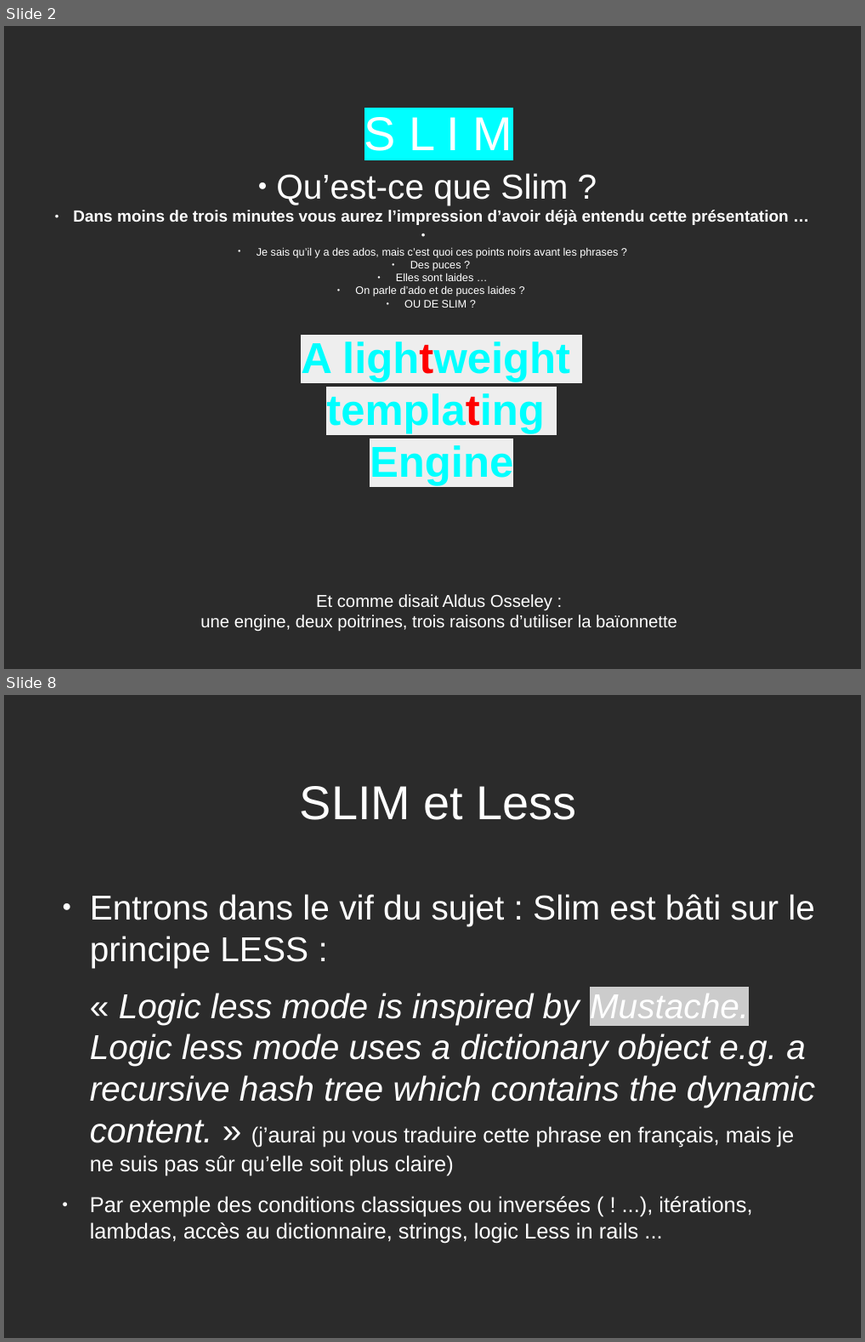
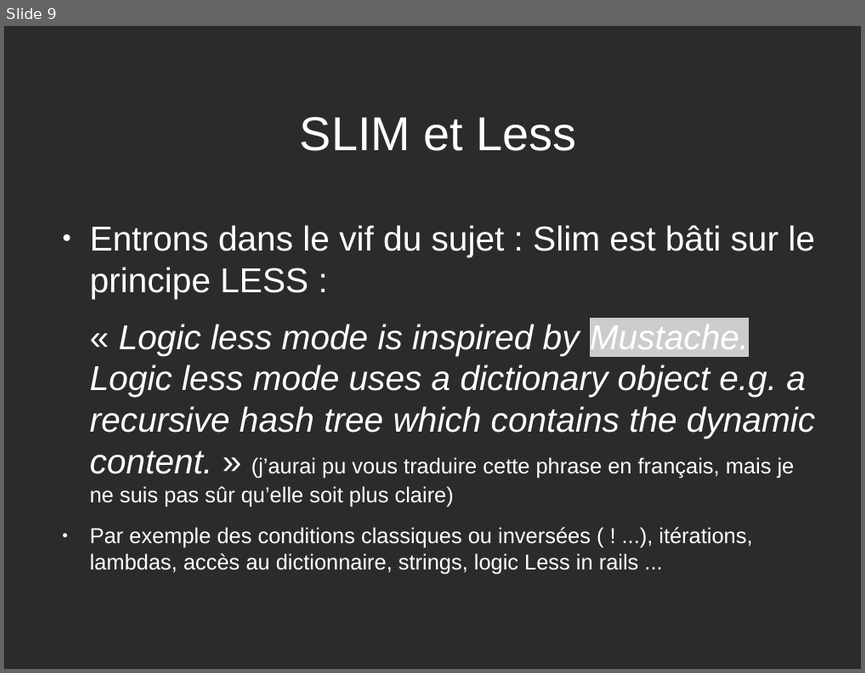
Before and after one commit to PatdeMessac/slim, a slide deck: SLIM_a_rigorous_presentation.odp. Shown one above the other, each under a label of ours: slides 2 and 8 before the commit, slide 9 after it; the slides between them are not shown. The pictures are 865x1342 and 865x673 pixels, drawn with LibreOffice and Linux fonts; fonts in the diff are those of the drawing; background and template pictures are left out; a plain dark background stands for a picture behind light text. Boxes give left, top, right and bottom in pixels: in the first picture for what was removed or moved away, otherwise in the second. Text is boxed around its words. In the diff, an @@ line names an element or a change of style, - is before the commit and + after.

```diff
--- a/SLIM_a_rigorous_presentation.odp
+++ b/SLIM_a_rigorous_presentation.odp
@@ slide 2 removed at box(4, 26, 861, 669), background picture (left out) @@
@@ title removed at box(364, 117, 513, 151) @@
-S L I M
@@ subtitle removed at box(73, 173, 789, 631) @@
-● Qu’est-ce que Slim ?
-● Dans moins de trois minutes vous aurez l’impression d’avoir déjà entendu cette présentation …
-● Je sais qu’il y a des ados, mais c’est quoi ces points noirs avant les phrases ?
-● Des puces ?
-● Elles sont laides …
-● On parle d’ado et de puces laides ?
-● OU DE SLIM ?
-A lightweight
-templating
-Engine
-Et comme disait Aldus Osseley :
-une engine, deux poitrines, trois raisons d’utiliser la baïonnette
@@ what was slide 8 is now slide 9 @@
```
Also in this commit, not shown: 6 slides changed, 7 slides added, 3 other slides removed, 1 other file.
